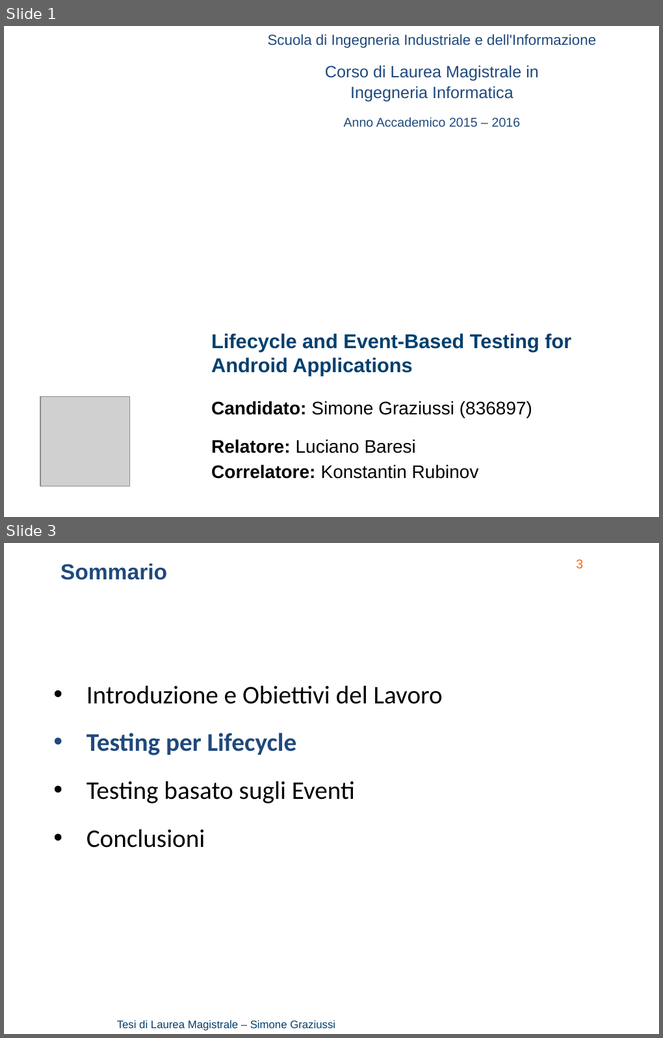
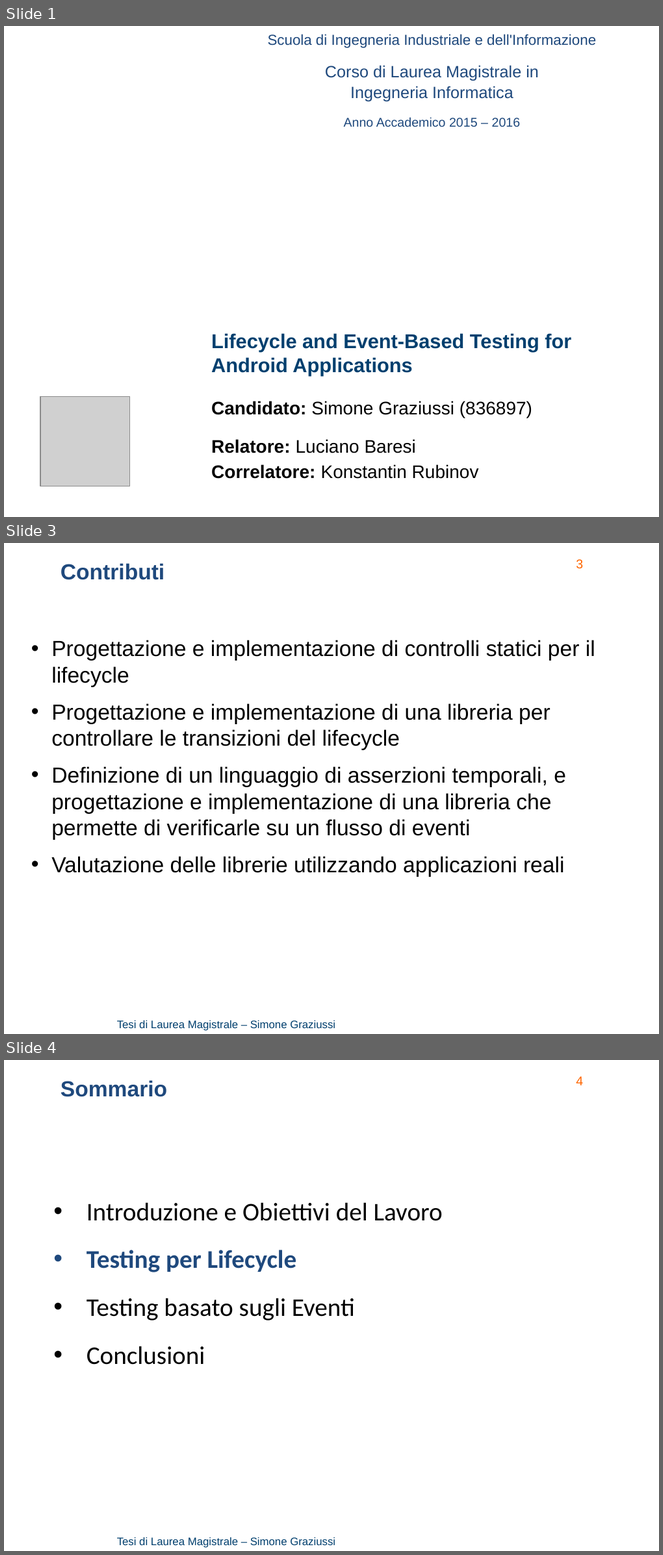
Before and after one commit to Simone3/Thesis, a slide deck: Presentation/Presentation.pptx. Shown one above the other, each under a label of ours: slides 1 and 3 before the commit, slides 1, 3 and 4 after it; the slides between them are not shown. The pictures are 663x1038 and 663x1555 pixels, drawn with LibreOffice and Linux fonts; fonts in the diff are those of the drawing; grey boxes stand for pictures; background and template pictures are left out. Boxes give left, top, right and bottom in pixels: in the first picture for what was removed or moved away, otherwise in the second. Text is boxed around its words. In the diff, an @@ line names an element or a change of style, - is before the commit and + after.

```diff
--- a/Presentation/Presentation.pptx
+++ b/Presentation/Presentation.pptx
@@ slide 3 added at [4, 543, 659, 1034], background picture (left out); not listed: 2 template elements that a slide beside it also shows @@
@@ text added at [61, 563, 165, 580], 24 pt, text #1F497D, bold @@
+Contributi
@@ text added at [51, 640, 596, 877], 24 pt, text #000000 @@
+• Progettazione e implementazione di controlli statici per il lifecycle
+• Progettazione e implementazione di una libreria per controllare le transizioni del lifecycle
+• Definizione di un linguaggio di asserzioni temporali, e progettazione e implementazione di una libreria che permette di verificarle su un flusso di eventi
+• Valutazione delle librerie utilizzando applicazioni reali
@@ what was slide 3 is now slide 4 @@
@@ page number at [576, 1076, 583, 1085]: text changed @@
-3
+4
```
Also in this commit, not shown: 9 slides changed, 1 other file.
